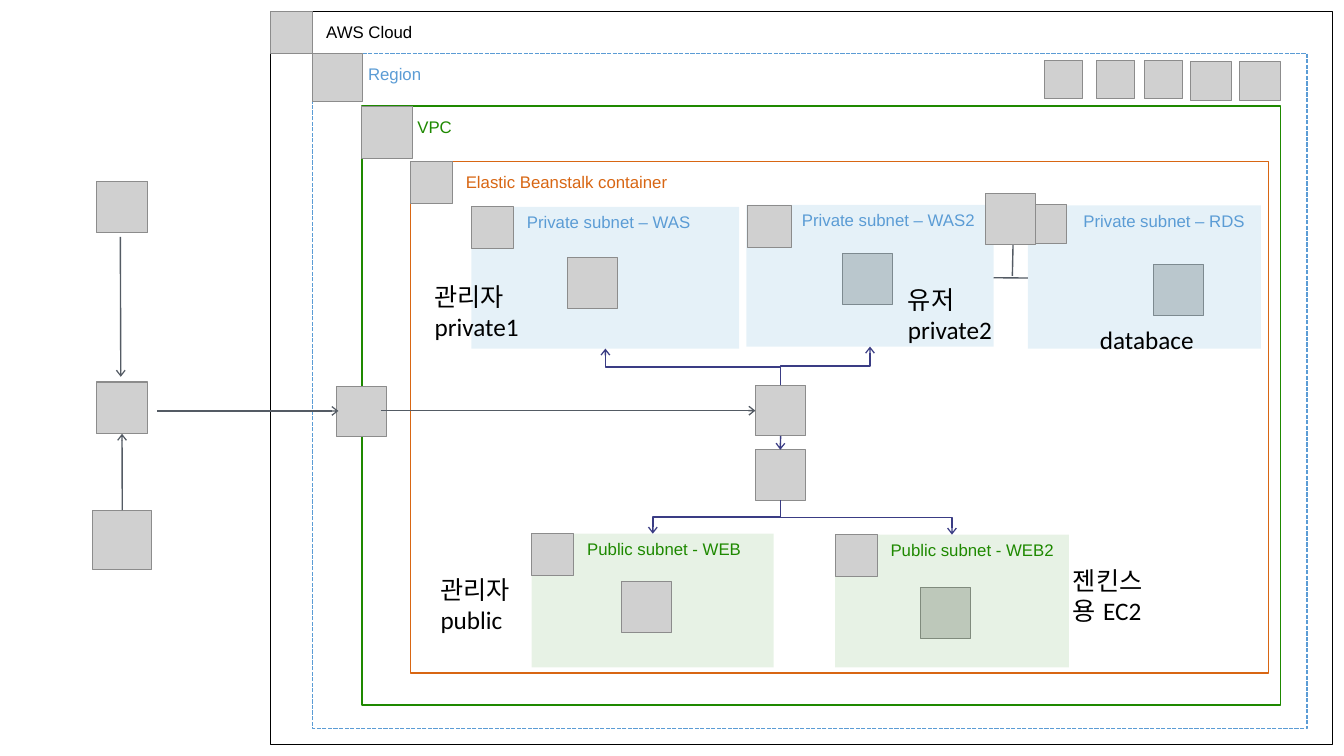
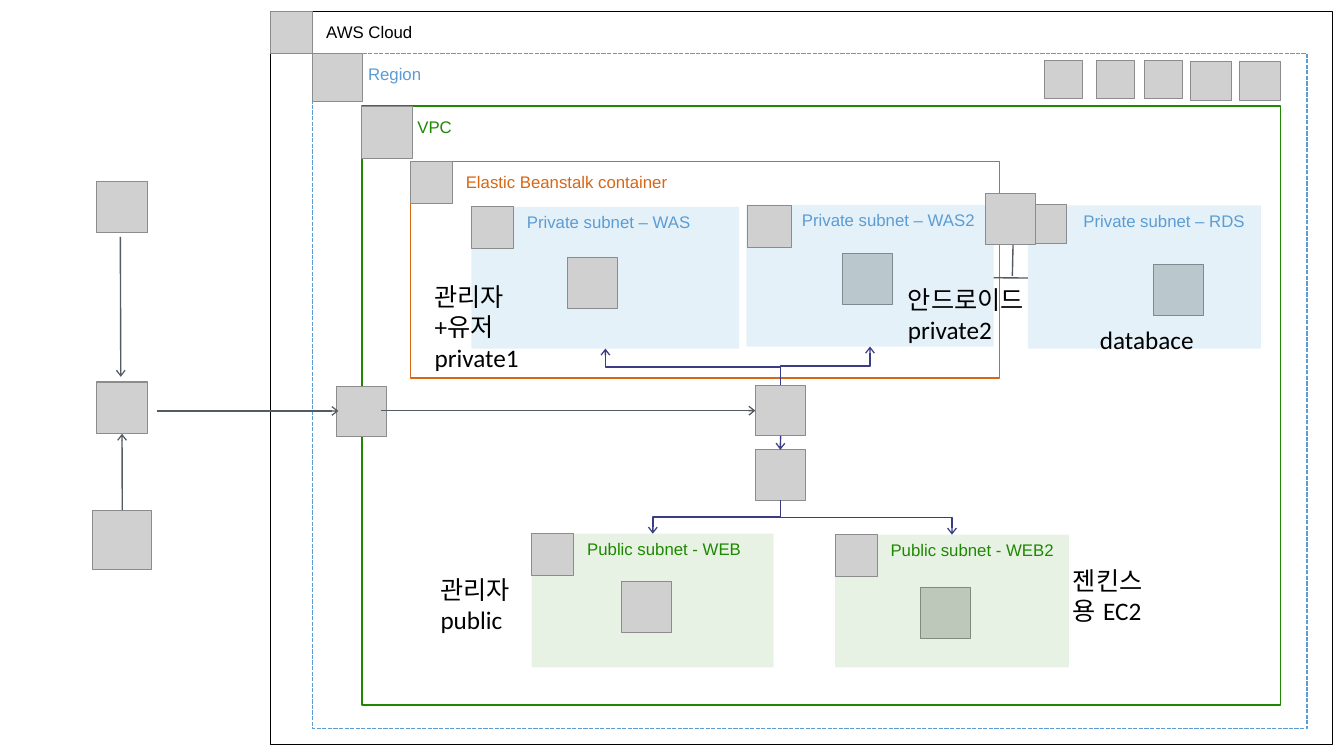
Before and after one commit to SeolMyeongJae/KSA-final-project, a slide deck: slide 6 of 06-최종산출물/AWS 구성도 ver 0.1.pptx. Drawn at 1344x756 pixels with LibreOffice and Linux fonts; fonts in the diff are those of the drawing; grey boxes stand for pictures. Boxes give left, top, right and bottom in pixels: in the first picture for what was removed or moved away, otherwise in the second. Text is boxed around its words. In the diff, an @@ line names an element or a change of style, - is before the commit and + after.

```diff
--- a/06-최종산출물/AWS 구성도 ver 0.1.pptx
+++ b/06-최종산출물/AWS 구성도 ver 0.1.pptx
@@ rectangle "Elastic Beanstalk container": place and size @@
-rectangle "Elastic Beanstalk container" at [410,161,1268,673]
+rectangle "Elastic Beanstalk container" at [410,161,1000,378]
@@ text at [435,285,505,338]: text changed @@
-관리자
+관리자+유저
@@ text at [908,283,1024,315]: text changed @@
-유저
+안드로이드
```
